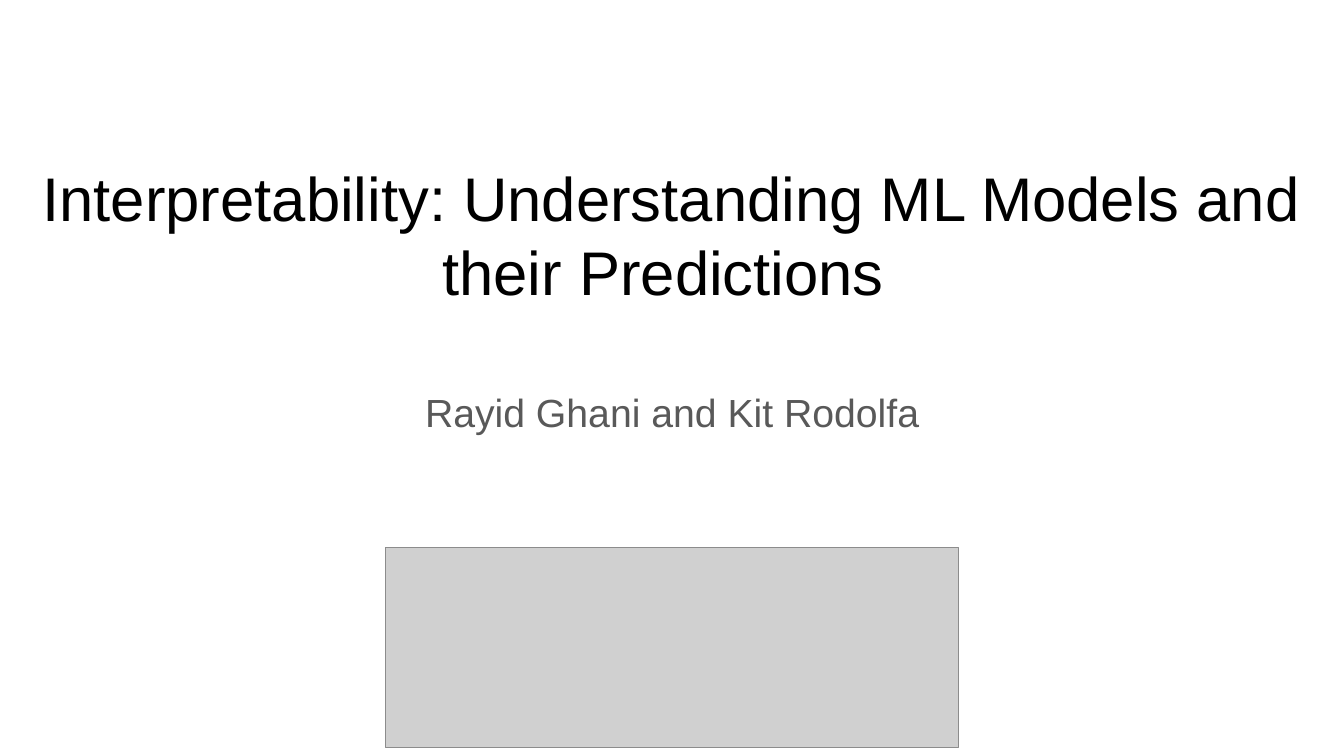
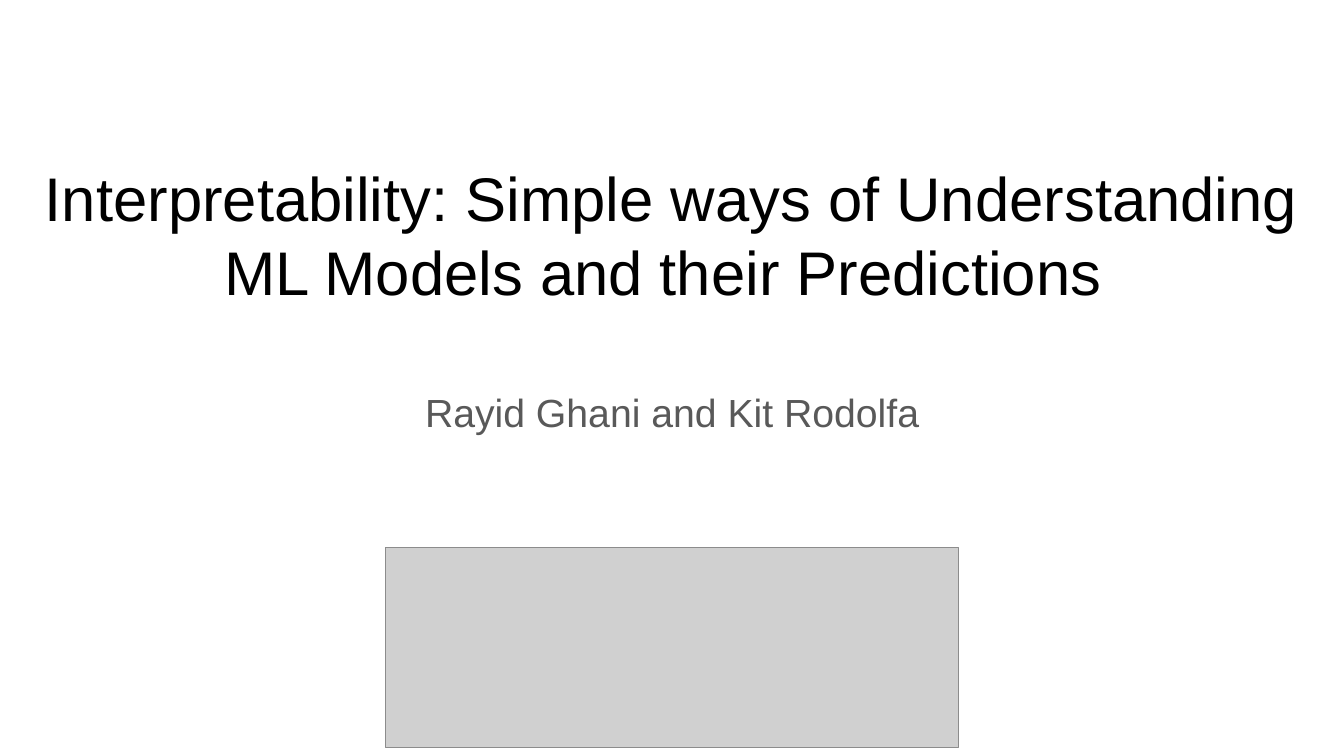
Before and after one commit to dssg/MLinPractice, a slide deck: slide 1 of Lectures/Lecture14-UnderstandingModels.pptx. Drawn at 1344x756 pixels with LibreOffice and Linux fonts; fonts in the diff are those of the drawing; grey boxes stand for pictures. Boxes give left, top, right and bottom in pixels: in the first picture for what was removed or moved away, otherwise in the second. Text is boxed around its words. In the diff, an @@ line names an element or a change of style, - is before the commit and + after.

```diff
--- a/Lectures/Lecture14-UnderstandingModels.pptx
+++ b/Lectures/Lecture14-UnderstandingModels.pptx
@@ text at <box>45,176,1297,296</box>: text changed @@
-Interpretability: Understanding ML Models and their Predictions
+Interpretability: Simple ways of Understanding ML Models and their Predictions
```
Also in this commit, not shown: 2 other slides changed, 1 slide added, 1 other file.
